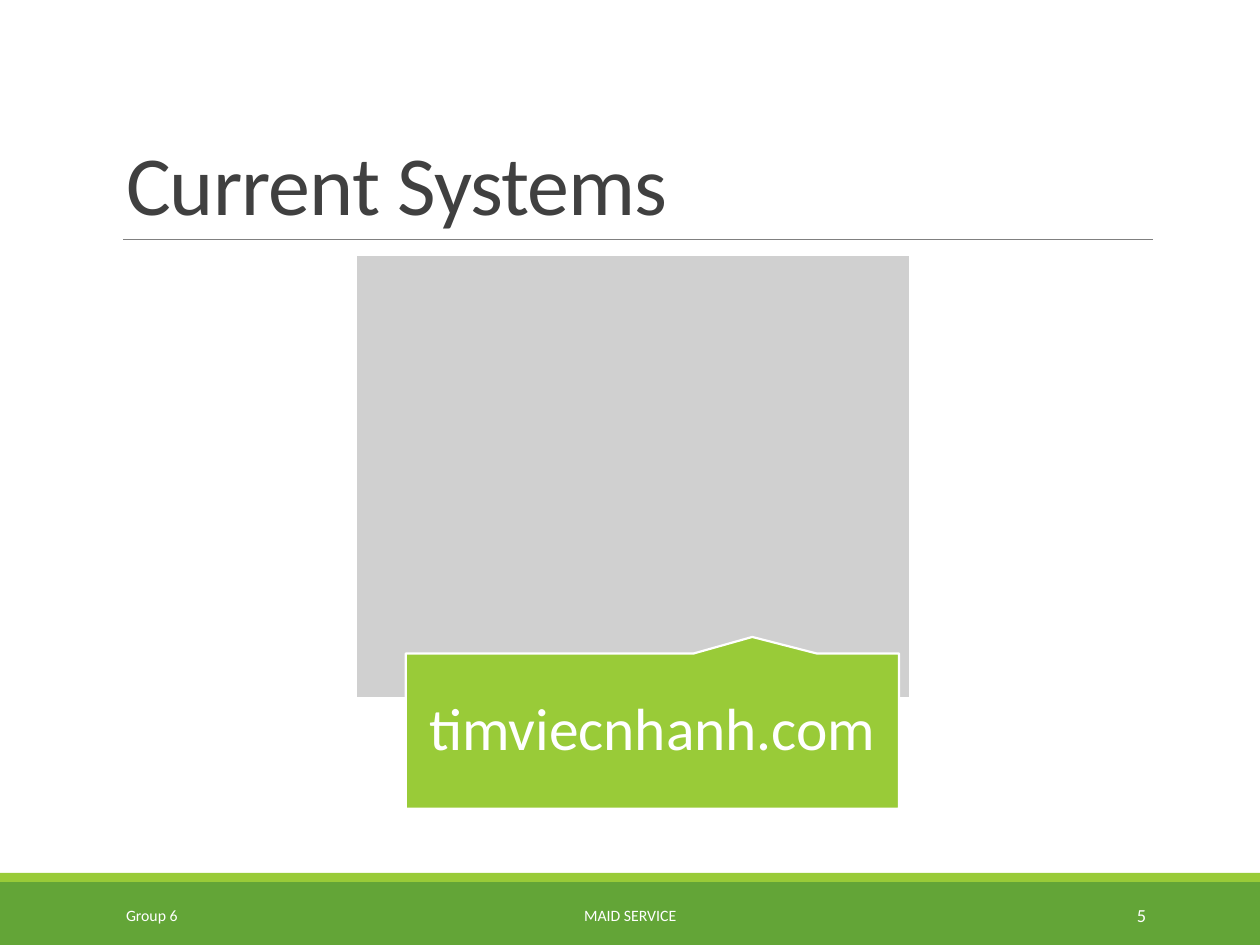
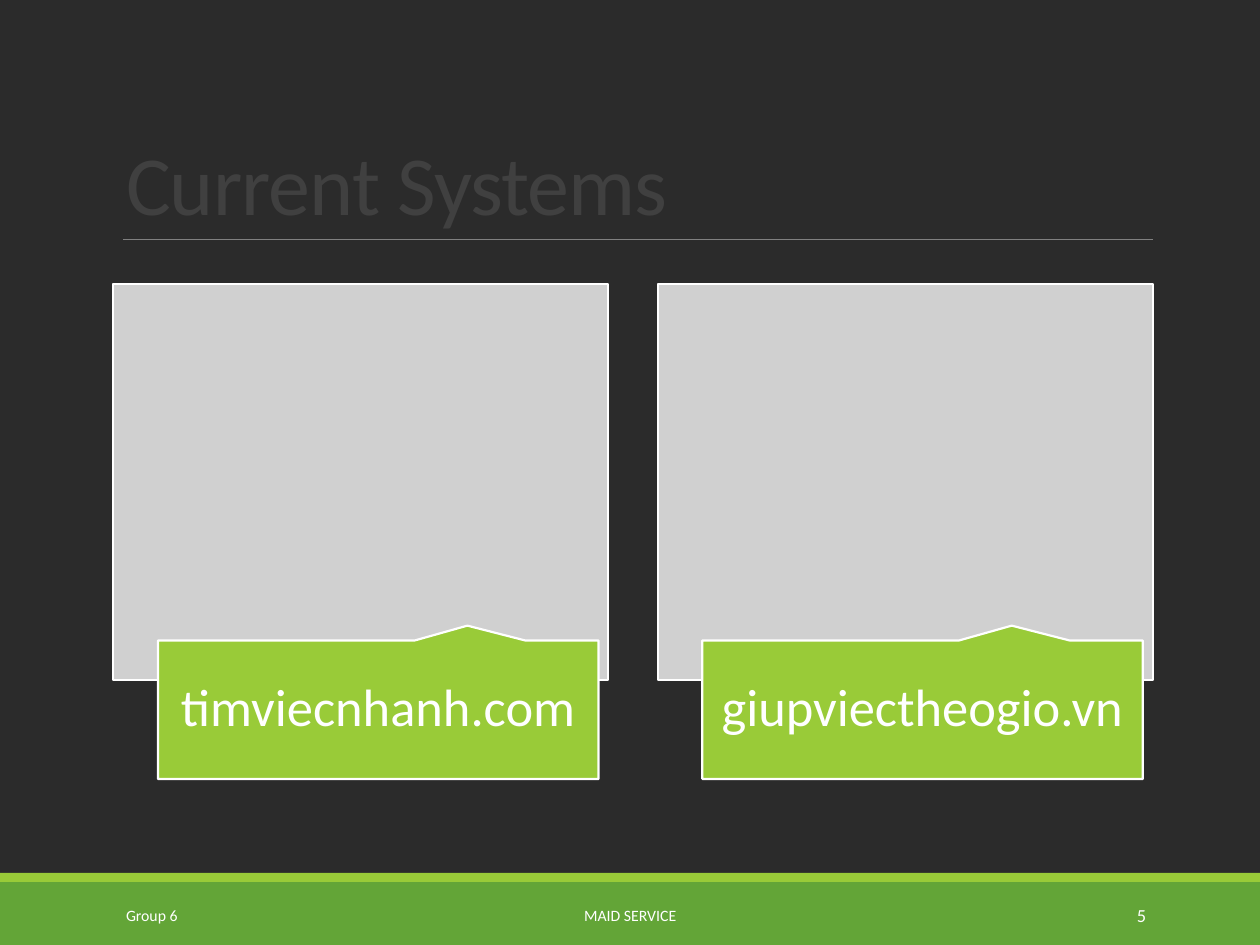
Before and after one commit to TuanBT/ms-website, a slide deck: slide 5 of Presentation/MS_Slide.pptx. Drawn at 1260x945 pixels with LibreOffice and Linux fonts; fonts in the diff are those of the drawing; grey boxes stand for pictures; background and template pictures are left out; a plain dark background stands for a picture behind light text. Boxes give left, top, right and bottom in pixels: in the first picture for what was removed or moved away, otherwise in the second. Text is boxed around its words. In the diff, an @@ line names an element or a change of style, - is before the commit and + after.

```diff
--- a/Presentation/MS_Slide.pptx
+++ b/Presentation/MS_Slide.pptx
@@ background #FFFFFF to picture (left out) @@
@@ picture: place and size @@
-picture at bbox=[355, 255, 910, 698]
+picture at bbox=[113, 284, 609, 679]
@@ picture added at bbox=[658, 284, 1153, 679] @@
@@ text "timviecnhanh.com": place and size @@
-text "timviecnhanh.com" at bbox=[429, 708, 875, 751]
+text "timviecnhanh.com" at bbox=[181, 689, 575, 727]
@@ text "timviecnhanh.com" at bbox=[181, 689, 575, 727]: size 34 to 30 pt; less space between paragraphs @@
@@ speech box added at bbox=[158, 640, 598, 779], fill #99CB38, outline #FFFFFF 1.25 pt @@
@@ speech box: place and size @@
-speech box at bbox=[406, 654, 900, 809]
+speech box at bbox=[702, 640, 1143, 779]
@@ text added at bbox=[722, 689, 1123, 735], 30 pt, text #FFFFFF @@
+giupviectheogio.vn
```
Also in this commit, not shown: 9 other slides changed, 3 slides added, 1 slide removed.
